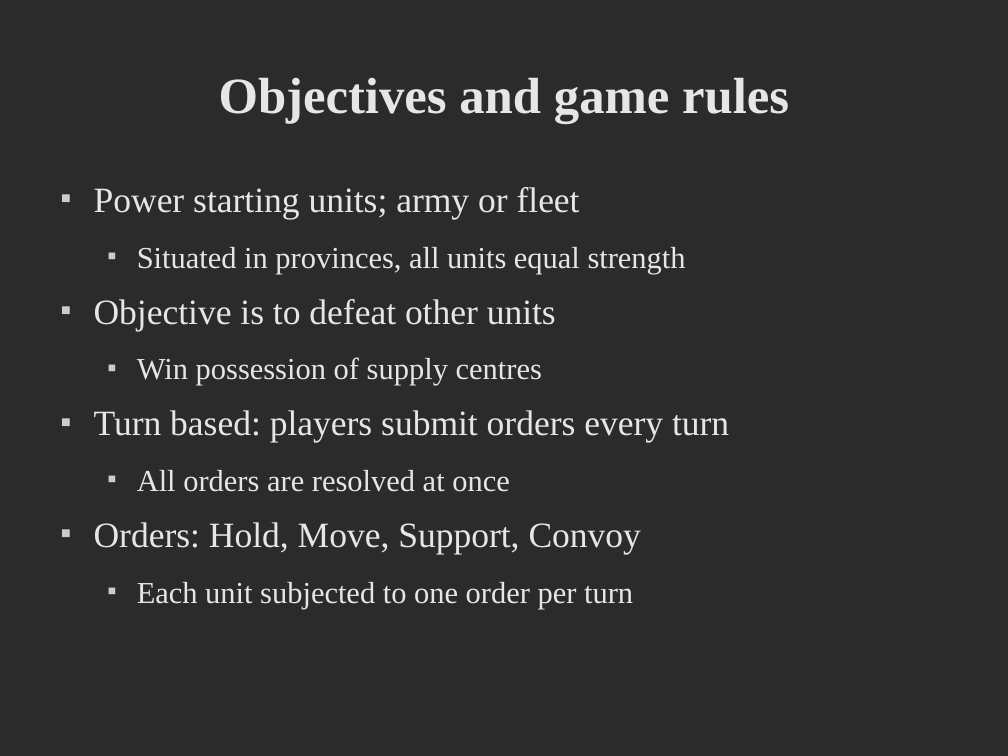
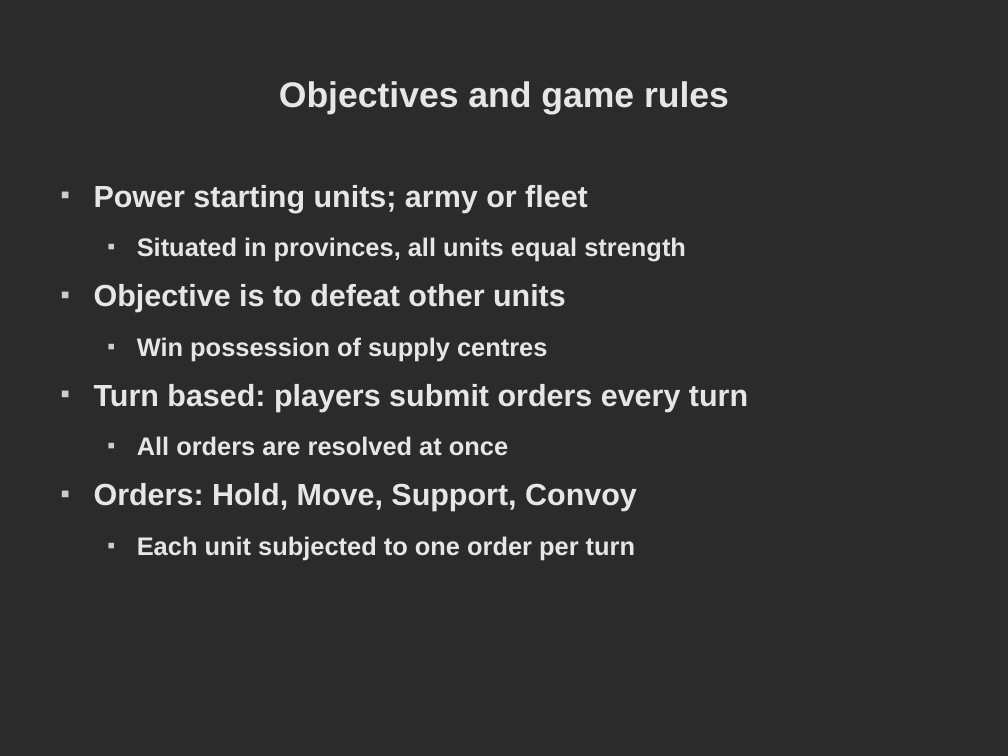
Before and after one commit to deltaluca/flappy, a slide deck: slide 5 of Presentation/ProjectDemonstration.odp. Drawn at 1008x756 pixels with LibreOffice and Linux fonts; fonts in the diff are those of the drawing; background and template pictures are left out; a plain dark background stands for a picture behind light text. Boxes give left, top, right and bottom in pixels: in the first picture for what was removed or moved away, otherwise in the second. Text is boxed around its words. In the diff, an @@ line names an element or a change of style, - is before the commit and + after.

```diff
--- a/Presentation/ProjectDemonstration.odp
+++ b/Presentation/ProjectDemonstration.odp
@@ title "Objectives and game rules" at bbox=[279, 81, 729, 114]: size 40 to 28 pt, font Times New Roman to Arial @@
@@ text "Power starting units; army or ..." at bbox=[94, 185, 748, 560]: size 28 to 24 pt in "Power starting units; army or fleet", "Objective is to defeat other units", "Turn based: players submit orders every turn", "Orders: Hold, Move, Support, Convoy"; font Times New Roman to Arial, bold on; size 24 to 20 pt in "Situated in provinces, all units equal strength", "Win possession of supply centres", "All orders are resolved at once", "Each unit subjected to one order per ..." @@
```
Also in this commit, not shown: 9 other slides changed, 14 slides added, 5 slides removed.
